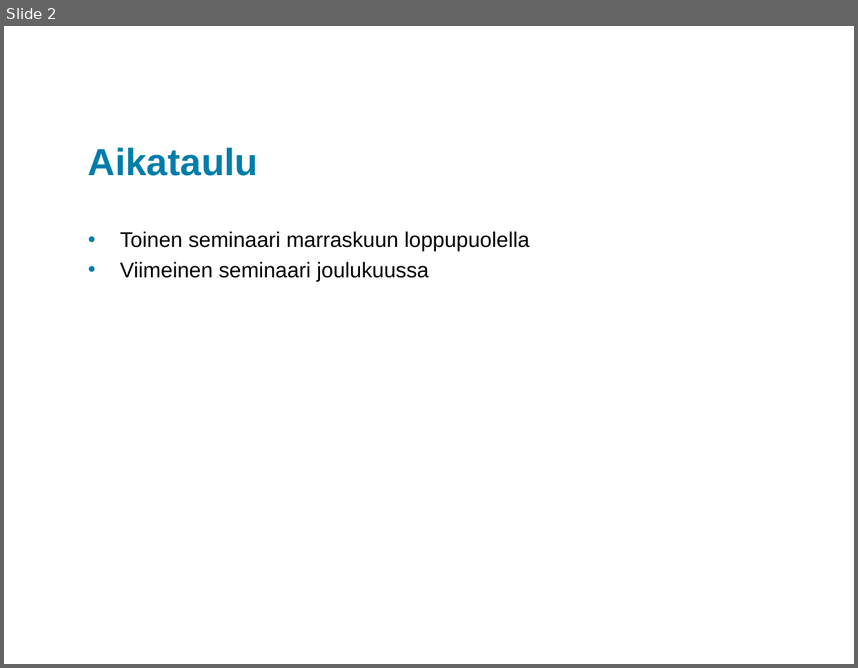
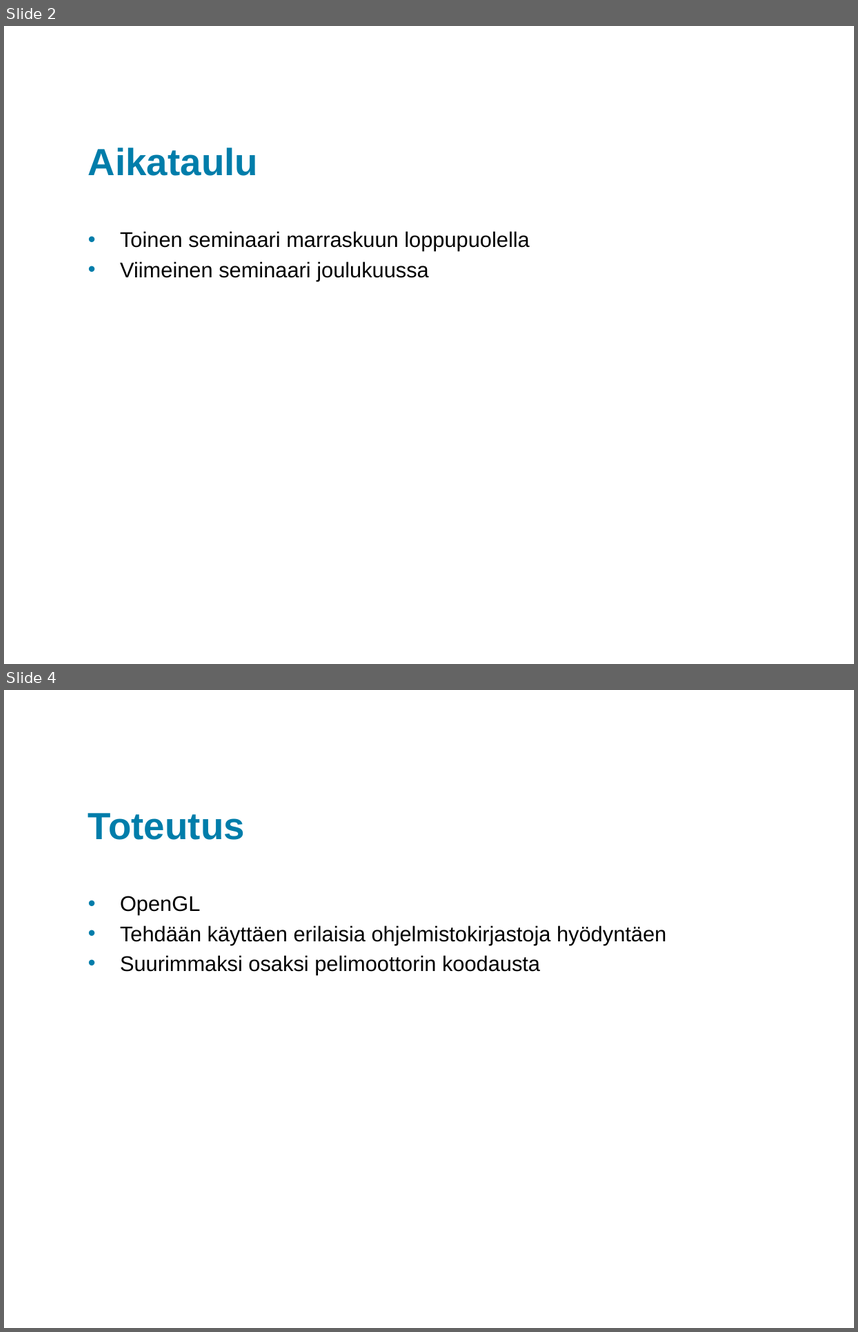
Before and after one commit to king784/GLJRPG, a slide deck: Presentation/GLJRPGSeminaariXAMK.pptx. Shown one above the other, each under a label of ours: slide 2 before the commit, slides 2 and 4 after it; the slides between them are not shown. The pictures are 858x668 and 858x1332 pixels, drawn with LibreOffice and Linux fonts; fonts in the diff are those of the drawing; background and template pictures are left out. Boxes give left, top, right and bottom in pixels: in the first picture for what was removed or moved away, otherwise in the second. Text is boxed around its words. In the diff, an @@ line names an element or a change of style, - is before the commit and + after.

```diff
--- a/Presentation/GLJRPGSeminaariXAMK.pptx
+++ b/Presentation/GLJRPGSeminaariXAMK.pptx
@@ slide 4 added at [4,690,854,1328], background #FFFFFF @@
@@ title added at [88,813,245,840], 32 pt, text #007DAA, bold @@
+Toteutus
@@ text added at [120,896,666,974], 18 pt, text #000000 @@
+• OpenGL
+• Tehdään käyttäen erilaisia ohjelmistokirjastoja hyödyntäen
+• Suurimmaksi osaksi pelimoottorin koodausta
```
Also in this commit, not shown: 1 slide changed, 2 other slides added, 8 slides removed.
